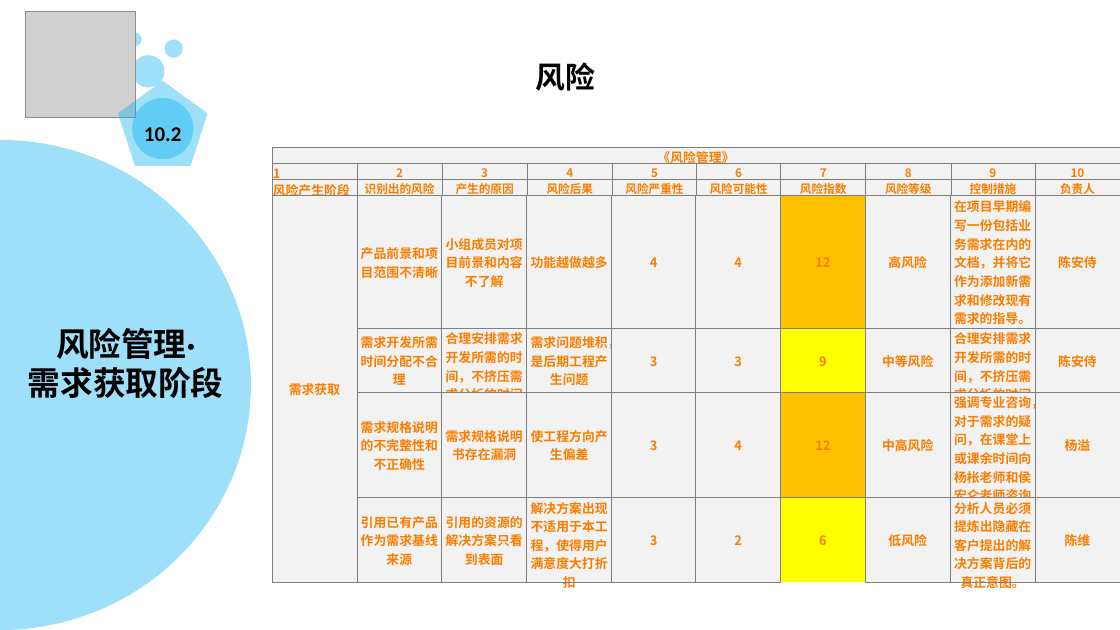
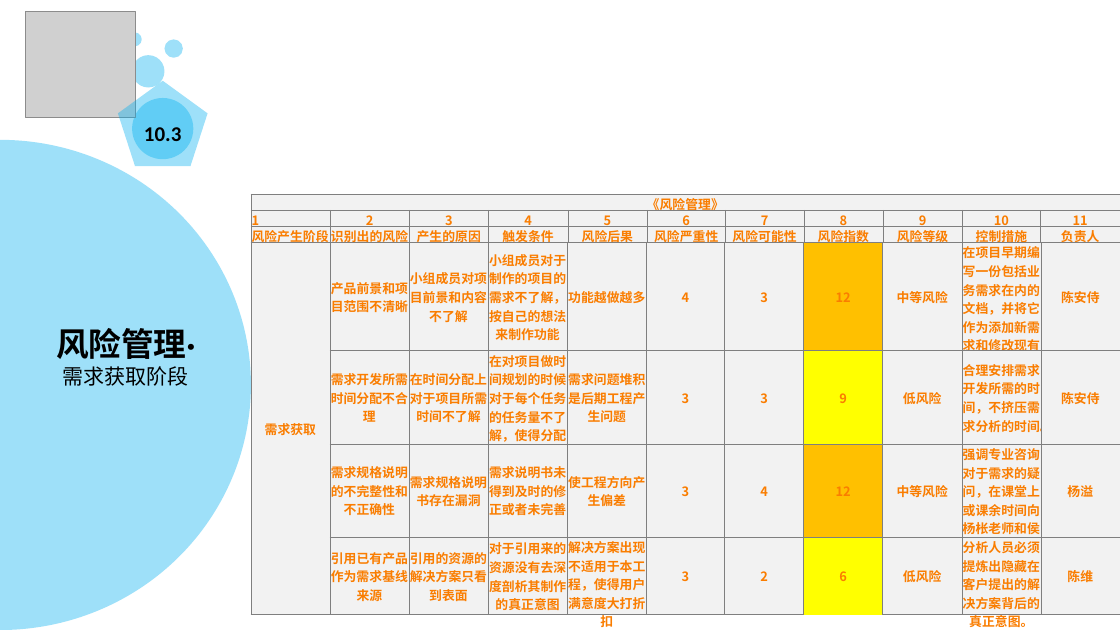
Before and after one commit to PRD2018-G13/PRD2018-G13-TeamProject, a slide deck: slide 65 of PRD2018-G13组项目/软件工程系列课程教学辅助网站/受控文档/分析设计/PRD2018-G13-项目里程碑.pptx (slide 70 before the commit). Drawn at 1120x630 pixels with LibreOffice and Linux fonts; fonts in the diff are those of the drawing; grey boxes stand for pictures; background and template pictures are left out. Boxes give left, top, right and bottom in pixels: in the first picture for what was removed or moved away, otherwise in the second. Text is boxed around its words. In the diff, an @@ line names an element or a change of style, - is before the commit and + after.

```diff
--- a/PRD2018-G13组项目/软件工程系列课程教学辅助网站/受控文档/分析设计/PRD2018-G13-项目里程碑.pptx
+++ b/PRD2018-G13组项目/软件工程系列课程教学辅助网站/受控文档/分析设计/PRD2018-G13-项目里程碑.pptx
@@ text removed at (536,62,596,91) @@
-风险
@@ text in pentagon at (144,127,181,141): text changed @@
-10.2
+10.3
@@ table at (251,194,1117,288) @@
-column 4:  | 4 | 风险后果
-column 5:  | 5 | 风险严重性
-column 6:  | 6 | 风险可能性
-column 7:  | 7 | 风险指数
-column 8:  | 8 | 风险等级
-column 9:  | 9 | 控制措施
-column 10:  | 10 | 负责人
+column 4:  | 4 | 触发条件
+column 5:  | 5 | 风险后果
+column 6:  | 6 | 风险严重性
+column 7:  | 7 | 风险可能性
+column 8:  | 8 | 风险指数
+column 9:  | 9 | 风险等级
+column 10:  | 10 | 控制措施
+column 11:  | 11 | 负责人
@@ table: place and size @@
-table at (272,147,1118,272)
+table at (251,194,1117,288)
@@ table at (251,242,1119,630) @@
-column 3: 小组成员对项目前景和内容不了解 | 合理安排需求开发所需的时间，不挤压需求分析的时间。 | 需求规格说明书存在漏洞 | 引用的资源的解决方案只看到表面
+column 3: 小组成员对项目前景和内容不了解 | 在时间分配上对于项目所需时间不了解 | 需求规格说明书存在漏洞 | 引用的资源的解决方案只看到表面
+column 4: 小组成员对于制作的项目的需求不了解，按自己的想法来制作功能 | 在对项目做时间规划的时候，对于每个任务的任务量不了解，使得分配时间不合理 | 需求说明书未得到及时的修正或者未完善 | 对于引用来的资源没有去深度剖析其制作的真正意图
-column 7, row 1: 4
+column 7, row 1: 3
-column 8: 高风险 | 中等风险 | 中高风险 | 低风险
+column 9: 中等风险 | 低风险 | 中等风险 | 低风险
@@ table: place and size @@
-table at (272,196,1120,592)
+table at (251,242,1119,630)
@@ text at (63,366,189,386): size 28 to 18 pt, bold off in "需求获取阶段" @@
```
Also in this commit, not shown: 18 other slides changed, 59 slides added, 57 slides removed.
